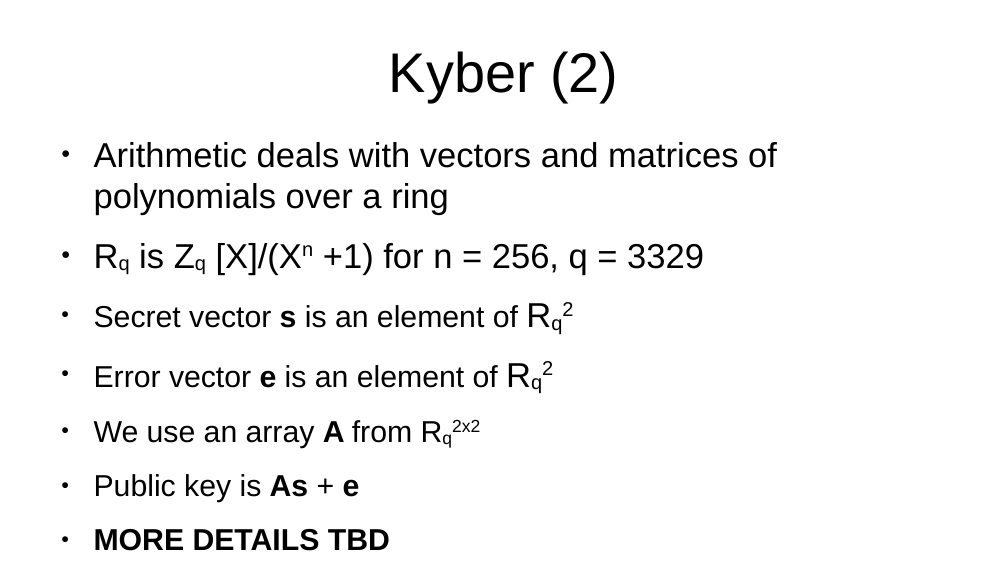
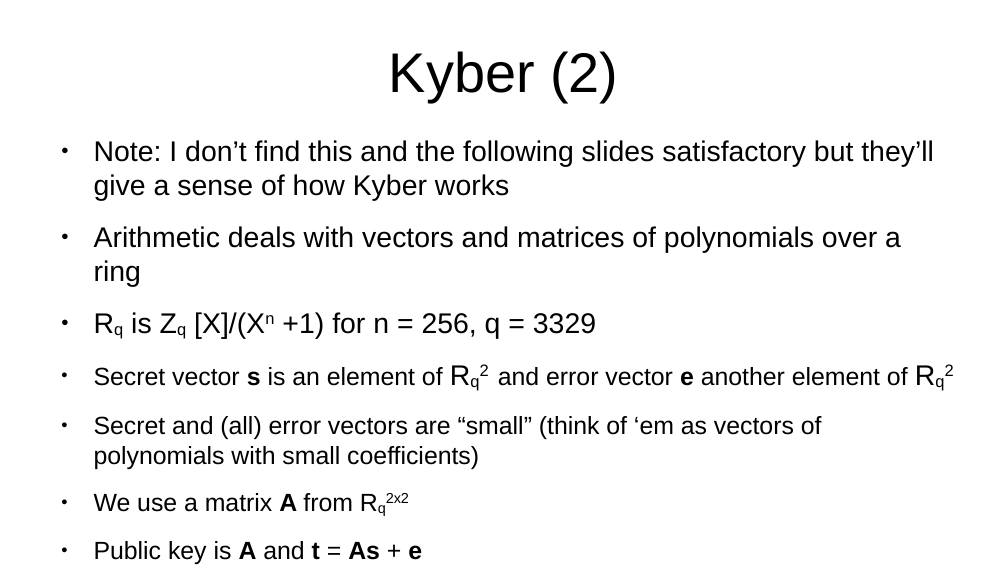
Before and after one commit to sftcd/cs7053, a slide deck: slide 14 of 2023lectures/05-pqc.odp. Drawn at 1008x567 pixels with LibreOffice and Linux fonts; fonts in the diff are those of the drawing. Boxes give left, top, right and bottom in pixels: in the first picture for what was removed or moved away, otherwise in the second. Text is boxed around its words. In the diff, an @@ line names an element or a change of style, - is before the commit and + after.

Commit message:
added kyber tbds

```diff
--- a/2023lectures/05-pqc.odp
+++ b/2023lectures/05-pqc.odp
@@ text at [94,140,934,200]: paragraph added @@
+● Note: I don’t find this and the following slides satisfactory but they’ll give a sense of how Kyber works
@@ text at [94,226,901,339]: size 27.2 to 22.4 pt in "Arithmetic deals with vectors and matrices of ...", "Rq is Zq [X]/(Xn +1) for n ..." @@
@@ text at [94,367,908,564]: text changed; size 23.8 to 19.6 pt @@
-● Secret vector s is an element of Rq2
-● Error vector e is an element of Rq2
-● We use an array A from Rq2x2
-● Public key is As + e
-● MORE DETAILS TBD
+● Secret vector s is an element of Rq2 and error vector e another element of Rq2
+● Secret and (all) error vectors are “small” (think of ‘em as vectors of polynomials with small coefficients)
+● We use a matrix A from Rq2x2
+● Public key is A and t = As + e
```
Also in this commit, not shown: 2 slides added, 1 other file.
